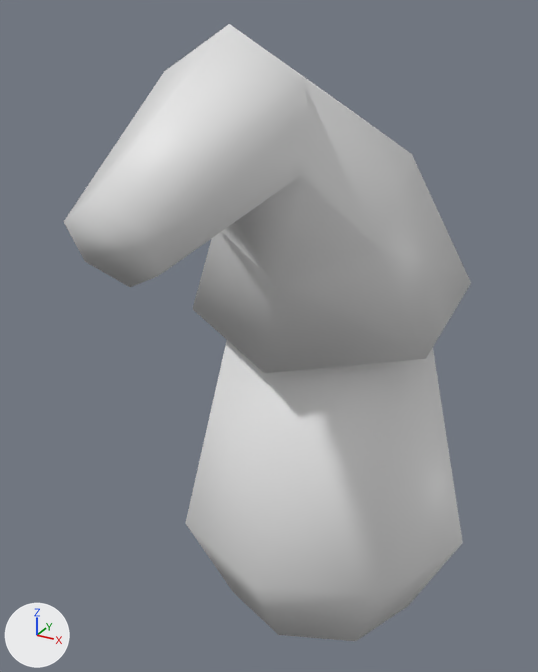
Before and after pictures for a commit that changed the FBX model NoEnd/Assets/Models/model_gnome_archer.fbx.
Rendered twice from a camera (50 mm lens) standing at (0.446, -1.015, 0.971) and looking at (-0.05, -0.112, 0.519). The lights are fixed; the arrows at lower left show +X, +Y and +Z.

In view in the first picture: 'Body', 'Hat'.
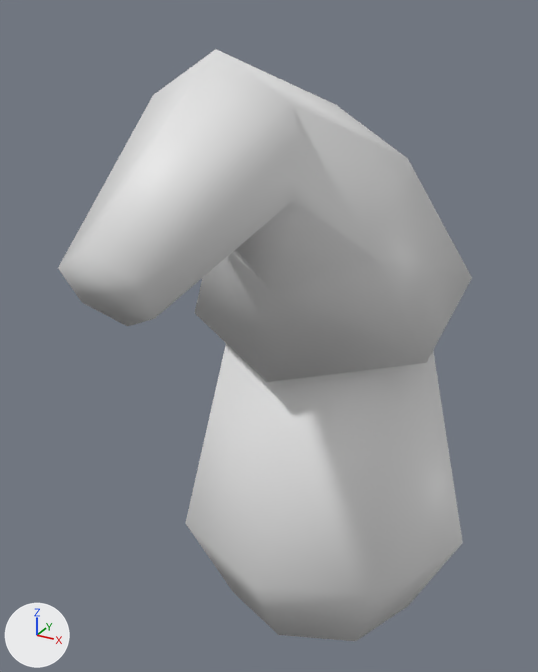
Patch to the scene script:
```diff
--- a/NoEnd/Assets/Models/model_gnome_archer.fbx.py
+++ b/NoEnd/Assets/Models/model_gnome_archer.fbx.py
@@ ob_hat @@
 ob_hat.location = (0.0, 0.0, 0.593)
+ob_hat.rotation_euler = (0.0779, 0.0, 0.0)  # degrees (4.5, 0, 0)
```

Location of each change, (x1, y1, x2, y2) in pixels of the pictures (538 x 672 px):
'Hat', turned
    before: (64, 24, 471, 373)
    after: (58, 49, 472, 382)
